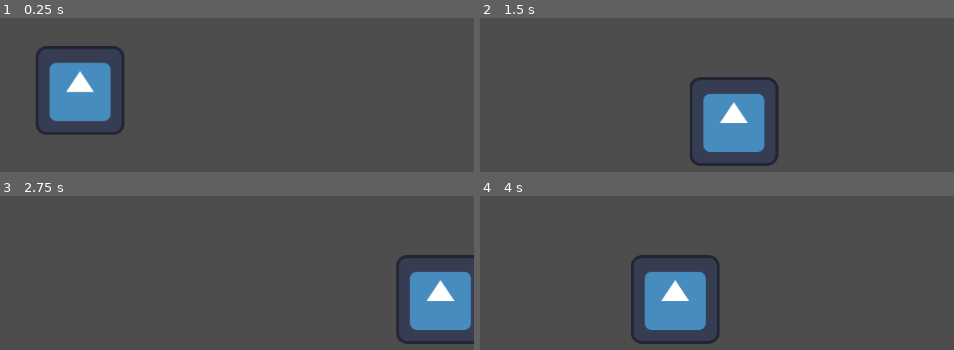
Above: before the commit, frames 1-4 (two rows, left to right).
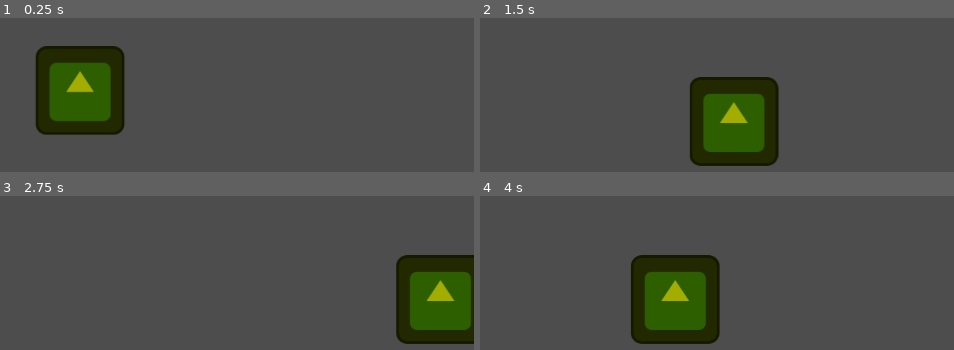
Above: after the commit, the same moments.

Repository: t0qen/baudo-game-jam-autumn
Game: Godot game, scene res://scenes/tests.tscn
Same seed, same stepped clock (60 frames per second), same inputs: the game is played once before the commit and once after it. The project has no main scene, so this scene is started directly. The engine's default icon, where the game draws it, is replaced by a stand-in: a white triangle on a blue panel in a dark square.
Inputs:
- Up to frame 1 (0.25 s): no input
- Up to frame 2 (1.5 s): hold D (right) from 0.53 s (still down); tap Space (jump) at 0.6, 0.77, 1.07, 1.35 s
- Up to frame 3 (2.75 s): tap Space (jump) at 1.52, 1.82, 2.1 s; release D (right) at 2.03 s; hold A (left) from 2.03 s (still down)
- Up to frame 4 (4 s): keep holding A (left); tap Space (jump) at 2.85, 3.02, 3.32, 3.6, 3.77 s

The runs differ from the first frame. In frame 1, 11% of the frame differs, in the area x 7-27%, y 18-76%; in frame 2, 11%; in frame 3, 9.4%; in frame 4, 11%, in the area x 31-51%, y 38-97%.

Commit message:
update game , selection mob

Diff:
--- a/project.godot
+++ b/project.godot
@@ -13,6 +13,10 @@
 config/name="Baudo Game Jam Autumn"
 config/features=PackedStringArray("4.5", "GL Compatibility")
 config/icon="res://icon.svg"
+
+[autoload]
+
+BiduleManager="*res://scripts/bidule_manager.gd"
 
 [file_customization]
 
--- a/scenes/errants.tscn
+++ b/scenes/errants.tscn
@@ -3,3 +3,6 @@
 [ext_resource type="PackedScene" uid="uid://dreipx6w1ycb6" path="res://scenes/templates/bidule_template.tscn" id="1_qhai5"]
 
 [node name="errants" instance=ExtResource("1_qhai5")]
+
+[node name="sprites" parent="." index="0"]
+modulate = Color(0.633158, 0.67903495, 3.85046e-07, 1)
--- a/scenes/gardes.tscn
+++ b/scenes/gardes.tscn
@@ -3,3 +3,6 @@
 [ext_resource type="PackedScene" uid="uid://dreipx6w1ycb6" path="res://scenes/templates/bidule_template.tscn" id="1_nbgwk"]
 
 [node name="gardes" instance=ExtResource("1_nbgwk")]
+
+[node name="sprites" parent="." index="0"]
+modulate = Color(0.9999998, 0.2526712, 0.84601724, 1)
--- a/scenes/main.tscn
+++ b/scenes/main.tscn
@@ -1,11 +1,21 @@
-[gd_scene load_steps=4 format=3 uid="uid://c1836v71tkimw"]
+[gd_scene load_steps=7 format=3 uid="uid://c1836v71tkimw"]
 
 [ext_resource type="Script" uid="uid://c6ynwnu2equ4x" path="res://scripts/main.gd" id="1_sugp2"]
 [ext_resource type="PackedScene" uid="uid://qh585tq4xhgo" path="res://scenes/team_errants.tscn" id="2_jyhfs"]
 [ext_resource type="PackedScene" uid="uid://dwi1lisxq6bq" path="res://scenes/team_gardes.tscn" id="3_tbgi4"]
+[ext_resource type="PackedScene" uid="uid://b2et76gt1x6je" path="res://scenes/errants.tscn" id="3_tefeu"]
+[ext_resource type="PackedScene" uid="uid://0i16f2ggsc6b" path="res://scenes/gardes.tscn" id="5_o6xl0"]
+
+[sub_resource type="WorldBoundaryShape2D" id="WorldBoundaryShape2D_tipki"]
+distance = -192.0
 
 [node name="main" type="Node2D"]
 script = ExtResource("1_sugp2")
+
+[node name="StaticBody2D" type="StaticBody2D" parent="."]
+
+[node name="CollisionShape2D" type="CollisionShape2D" parent="StaticBody2D"]
+shape = SubResource("WorldBoundaryShape2D_tipki")
 
 [node name="UI" type="Control" parent="."]
 layout_mode = 3
@@ -17,4 +27,35 @@
 
 [node name="team_errants" parent="team_container" instance=ExtResource("2_jyhfs")]
 
+[node name="errants" parent="team_container/team_errants" instance=ExtResource("3_tefeu")]
+position = Vector2(-240, 95)
+
+[node name="errants2" parent="team_container/team_errants" instance=ExtResource("3_tefeu")]
+position = Vector2(-315, -97)
+
+[node name="errants3" parent="team_container/team_errants" instance=ExtResource("3_tefeu")]
+position = Vector2(-147, -61)
+
+[node name="errants4" parent="team_container/team_errants" instance=ExtResource("3_tefeu")]
+position = Vector2(-477, 71)
+
 [node name="team_gardes" parent="team_container" instance=ExtResource("3_tbgi4")]
+
+[node name="gardes" parent="team_container/team_gardes" instance=ExtResource("5_o6xl0")]
+position = Vector2(256, 43)
+
+[node name="gardes2" parent="team_container/team_gardes" instance=ExtResource("5_o6xl0")]
+position = Vector2(452, -198)
+
+[node name="gardes3" parent="team_container/team_gardes" instance=ExtResource("5_o6xl0")]
+position = Vector2(434, 57)
+
+[node name="gardes4" parent="team_container/team_gardes" instance=ExtResource("5_o6xl0")]
+position = Vector2(212, -199)
+
+[node name="Camera2D" type="Camera2D" parent="."]
+
+[node name="partie" type="Timer" parent="."]
+wait_time = 15.0
+
+[connection signal="timeout" from="partie" to="." method="_on_partie_timeout"]
--- /dev/null
+++ b/scripts/bidule_manager.gd
@@ -0,0 +1,22 @@
+extends Node
+
+var current_bidule = null
+var current_main = null
+
+signal selected_mob_changed(new_mob) # signal evoye a tous les bidules
+
+# Called when the node enters the scene tree for the first time.
+func _ready() -> void:
+	pass # Replace with function body.
+
+func set_main(main):
+	current_main = main
+
+func set_current(bidule):
+	current_bidule = bidule
+	selected_mob_changed.emit(current_bidule)
+
+
+# Called every frame. 'delta' is the elapsed time since the previous frame.
+func _process(delta: float) -> void:
+	pass
--- a/scripts/bidule_template.gd
+++ b/scripts/bidule_template.gd
@@ -8,6 +8,10 @@
 
 # BOOLEAN
 var can_jump : bool = true
+
+# VIE
+@export var base_life : int = 100
+var current_life : int = base_life
 
 # MOVEMENTS VARS
 @export var speed : int = 800
@@ -28,6 +32,18 @@
 
 func _ready() -> void:
 	change_state(STATE.CONTROL)
+	BiduleManager.selected_mob_changed.connect(_on_selected_bidule_changed)
+
+func _on_selected_bidule_changed(new_bidule):
+	if new_bidule == self:
+		print("SELECTED !!!!!!!!!!!")
+		is_selected = true
+		modulate = Color(0, 1, 1, 1)
+		change_state(STATE.CONTROL)
+	else:
+		print("UNSELECTED !!!!!!!!!!!")
+		is_selected = false
+		modulate = Color(1, 1, 1, 1)
 
 func _process(delta: float) -> void:
 	pass
@@ -37,10 +53,19 @@
 		get_inputs()
 		update_state()
 
+func take_damage(amount : int):
+	current_life = current_life - amount
+	if current_life < 1:
+		die()
+
+func die():
+	pass
+
 #region STATE MACHINE
 # -- STATE MACHINE --
 enum STATE {
 	IDLE, # ne bouge pas
+	JUSTBEINGSELECTED, # viens juste d'etre selectionne, on sait pas encore ce quil veut faire
 	CONTROL,
 	ROCKET,
 	GRENADE,
@@ -114,7 +139,6 @@
 				jump_timer.start()
 				apply_central_impulse(Vector2(0, -jump_force))
 
-
 		STATE.ROCKET:
 			pass
 		STATE.GRENADE:
--- a/scripts/main.gd
+++ b/scripts/main.gd
@@ -1,4 +1,9 @@
 extends Node2D
+
+# IMPORTANT
+# quand je dis "mob" je sous entends "bidule"
+
+@onready var camera_2d: Camera2D = $Camera2D
 
 var nb_errants: int = 4
 var nb_gardes: int = 4
@@ -6,13 +11,90 @@
 var errants = preload("res://scenes/errants.tscn")
 var gardes = preload("res://scenes/gardes.tscn")
 
-# Called when the node enters the scene tree for the first time.
+@onready var partie_timer: Timer = $partie
+
+enum TEAM {
+	A,
+	B
+}
+var current_playing_team : TEAM = TEAM.A
+var team_a_mobs = []
+var team_b_mobs = []
+# index de quel mob a jouer la derniere fois pour chaque equipe
+var prev_playing_mob_a : int = -1
+var prev_playing_mob_b : int = -1
+# index de quel mob doit jouer pour envoyer au BiduleManager
+var current_paying_mob_a
+var current_paying_mob_b
+
+var winner_team : TEAM = TEAM.A
+
 func _ready() -> void:
-	for i in range(nb_errants):
-		errants.instantiate()
-	for i in range(nb_gardes):
-		gardes.instantiate()
+	BiduleManager.set_main(self)
+	start()
+	# TODO faire un system de spawn -> besoin de la map avant
 
-# Called every frame. 'delta' is the elapsed time since the previous frame.
 func _process(delta: float) -> void:
 	pass
+
+func _physics_process(delta: float) -> void:
+	pass
+	#update_mob_array() # TODO optimiser, update quand il y a un mob qui meurt
+
+func update_mob_array(): # actualise les errants et les gardes dans le tableau
+	team_a_mobs = []
+	for mob_a in $team_container/team_errants.get_children():
+		team_a_mobs.append(mob_a)
+	print("Errants : ", team_a_mobs)
+	team_b_mobs = []
+	for mob_b in $team_container/team_gardes.get_children():
+		team_b_mobs.append(mob_b)
+	print("Gardes : ", team_a_mobs)
+
+func start():
+	print("GAME STARTS !!")
+	update_mob_array()
+	select_mob()
+	partie_timer.start()
+
+# TODO connecter un signal pour chaque mob comme ca quand il y en a un qui meurt main.gd le sait et update_mob_array()
+func update_game():
+	print("GAME UPDATED")
+	change_playing_team()
+	select_mob()
+
+func change_playing_team(): # quelle team joue
+	if current_playing_team == TEAM.A:
+		print("----------------- team b's turn !")
+		current_playing_team = TEAM.B
+	else:
+		print("----------------- team a's turn !")
+		current_playing_team = TEAM.A
+
+func select_mob(): # on regarde quel bidule doit jouer
+	if current_playing_team == TEAM.A:
+		print("selecting mob to playfor team A")
+		if (prev_playing_mob_a + 1) > len(team_a_mobs): # si la derniere fois qu'on a joue ct le dernier bidule : on recommence du debut
+			current_paying_mob_a = team_a_mobs[0]
+			print("restarted loop")
+		else:
+			current_paying_mob_a = team_a_mobs[prev_playing_mob_a + 1]
+		prev_playing_mob_a = team_a_mobs.bsearch(current_paying_mob_a) # renvoie l'index de current playing mob
+		print("Prev playing mob a : ", prev_playing_mob_a)
+		print("current : ", current_paying_mob_a)
+		BiduleManager.set_current(current_paying_mob_a)
+	else:
+		print("selecting mob to playfor team B")
+		if (prev_playing_mob_b + 1) > len(team_b_mobs): # si la derniere fois qu'on a joue ct le dernier bidule : on recommence du debut
+			current_paying_mob_b = team_b_mobs[0]
+			print("restarted loop")
+		else:
+			current_paying_mob_b = team_b_mobs[prev_playing_mob_b + 1]
+		prev_playing_mob_a = team_b_mobs.bsearch(current_paying_mob_b) # renvoie l'index de current playing mob
+		print("Prev playing mob b : ", prev_playing_mob_b)
+		print("current : ", current_paying_mob_b)
+		BiduleManager.set_current(current_paying_mob_b)
+
+
+func _on_partie_timeout() -> void:
+	update_game() # quand le timer de la partie est finie on update -> changement de team
Not shown, added: scripts/bidule_manager.gd.uid
